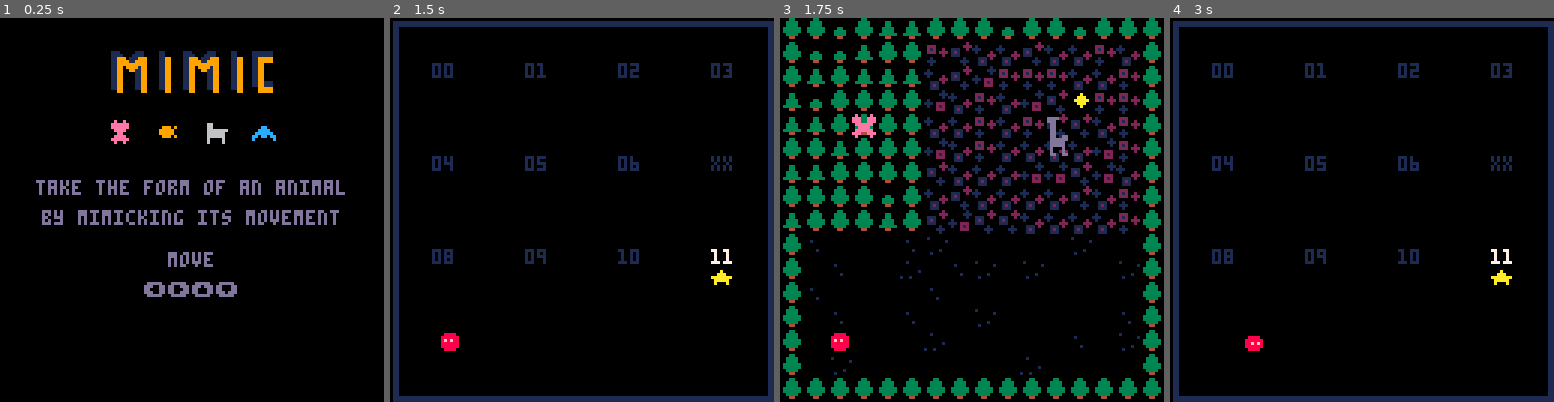
Above: before the commit, frames 1-4 (left to right).
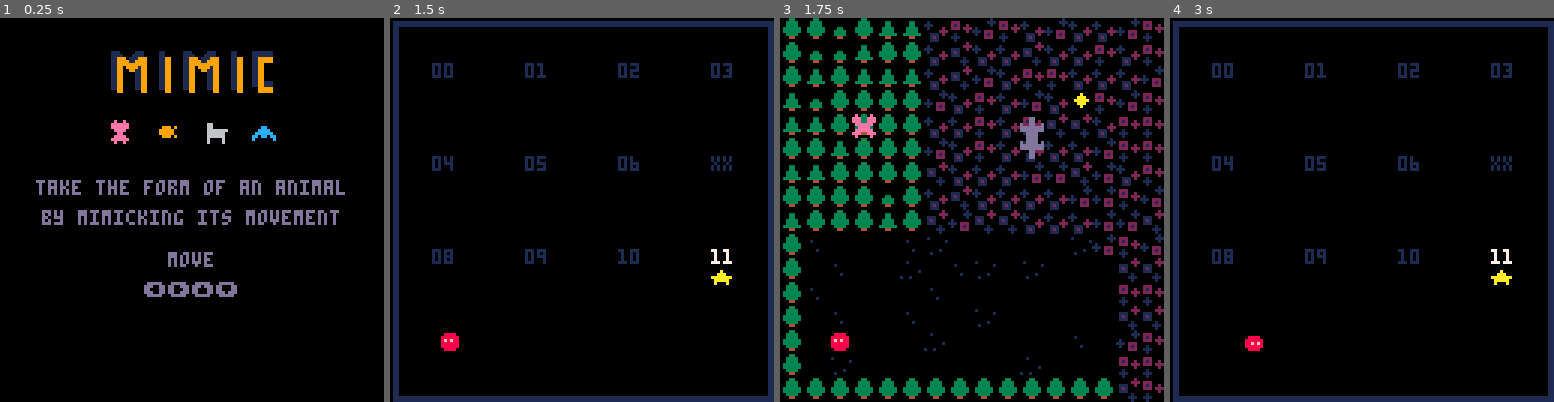
Above: after the commit, the same moments.

Repository: sourencho/mimic
Game: PICO-8 cartridge mimic.p8
Same seed, same stepped clock (60 frames per second), same inputs: the game is played once before the commit and once after it.
Inputs:
- Up to frame 1 (0.25 s): no input
- Up to frame 2 (1.5 s): tap O (Z key) at 0.33, 0.7, 1.43 s; tap X (X key) at 1.07 s
- Up to frame 3 (1.75 s): no input
- Up to frame 4 (3 s): hold Left 1.97-2.37 s; tap X (X key) at 2.07, 2.4, 2.73 s; tap O (Z key) at 2.22 s; hold Down 2.42-2.82 s; hold Right from 2.87 s (still down)

Frames 1-2 are identical in both runs. In frame 3, 8.6% of the frame differs, in the area x 37-100%, y 0-100%; in frame 4, nothing differs.

Commit message:
Col detection of two tile animals

Diff:
--- a/mimic.p8
+++ b/mimic.p8
@@ -34,7 +34,7 @@
 butter_spr = {{21, nil}, {nil, nil}}
 bird_spr = {{23, nil}, {nil, nil}}
 frog_spr = {{53, nil}, {nil, nil}}
-llama_spr = {{9, nil}, {25, nil}}
+llama_spr = {{11, nil}, {27, nil}}
 
 -- MAP AND TILES
 -- tile flag values
@@ -411,9 +411,30 @@
     return contains(a.push_abilities, tile_ability)
 end
 
+function on_win(a)
+    result = false
+    for r=0,a.shape[2]-1 do
+        for c=0,a.shape[1]-1 do
+            result = result or is_static_tile(win, a.x+c, a.y+r)
+        end
+    end
+    return result
+end
+
 function can_move(x, y, a)
-    if (not in_bounds(x, y)) return false
-
+    result = false
+    for r=0,a.shape[2]-1 do
+        for c=0,a.shape[1]-1 do
+            local x_p = x+c
+            local y_p = y+r
+            if (not in_bounds(x, y_p)) return false
+            result = result or valid_move(x_p, y_p, a)
+        end
+    end
+    return result
+end
+
+function valid_move(x, y, a)
     -- For all tile types, check if this tile is of that type and actor has ability to move
     if level_dynamic_tiles[x][y].spr != ground_spr then
         for t in all(dynamic_tiles) do
@@ -734,7 +755,7 @@
 
 function update_player(p)
     -- check player victory
-    if is_static_tile(win, p.x, p.y) then
+    if on_win(p) then
         change_level = game.level + 1
         while contains(skip_levels, change_level) do
             change_level += 1
@@ -1804,7 +1825,7 @@
 
 
 __gff__
-0000000000000000000104100404000000000000000000000002000101000000000000000000000000020201000000000000000000000000000200000000000008101060606060020202020202028080040424404040400202020202000080800101214040404002020202020202000810101040404040020202020224212108
+0000000000000000000004030604000000000000000000000000000202000000000000000000000000020201000000000000000000000000000200000000000008101060606060020202020202028080040424404040400202020202000080800101214040404002020202020202000810101040404040020202020224212108
 0808080808080808080808080808080802020202020000000800000000000000020202020000000000000000000000000202020200000000000000000000000000000000000000000000000000000000000000000000000000000000000000000000000000000000000000000000000000000000000000000000000000000000
 __map__
 60606060606060606060606060606060000000000000000000000000000000004141714161610b0b0b720b0b700b0b0b0000000000000000000000000000000060616162606060606060606060616060000000000000000000000000000000006057616061616060606061616060606100000000000000000000000000000000
Not shown, changed: 30 lines of the sprite sheet (__gfx__) section of mimic.p8
